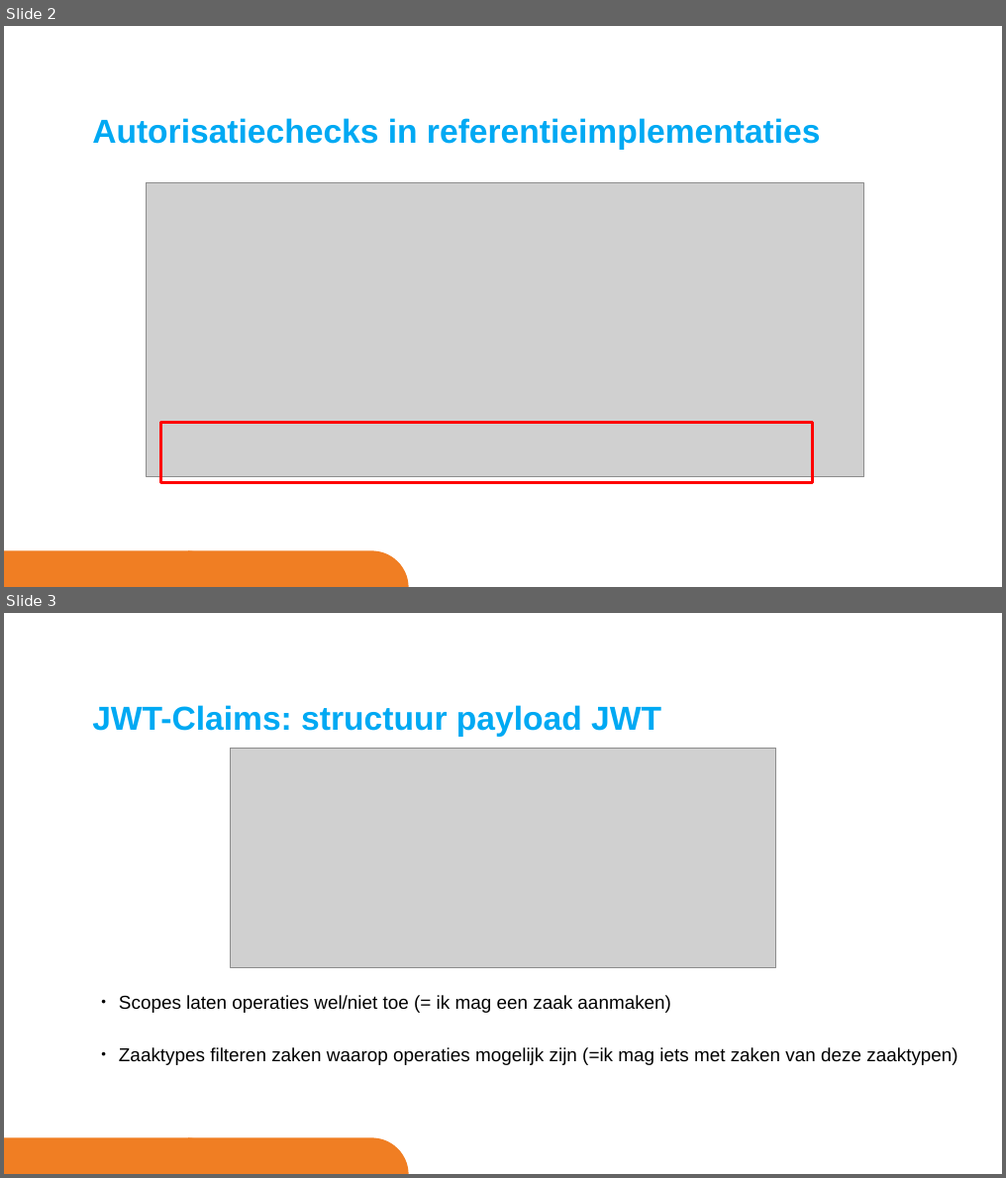
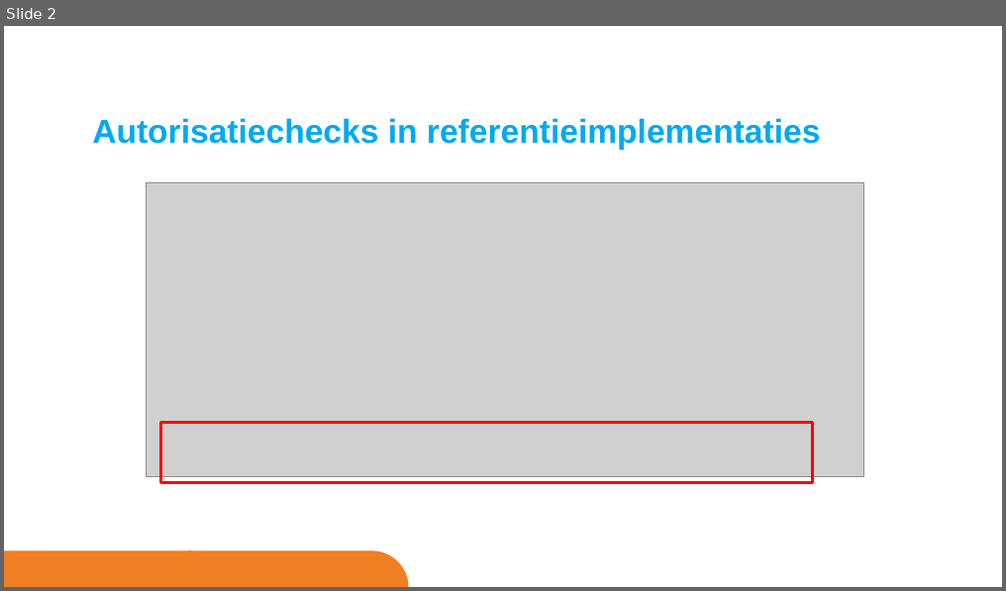
Before and after one commit to VNG-Realisatie/gemma-zaken, a slide deck: docs/_content/ontwikkelaars/tutorials/autorisatie.pptx. Shown one above the other, each under a label of ours: slides 2 and 3 before the commit, slide 2 after it. The pictures are 1006x1178 and 1006x591 pixels, drawn with LibreOffice and Linux fonts; fonts in the diff are those of the drawing; grey boxes stand for pictures; background and template pictures are left out. Boxes give left, top, right and bottom in pixels: in the first picture for what was removed or moved away, otherwise in the second. Text is boxed around its words. In the diff, an @@ line names an element or a change of style, - is before the commit and + after.

```diff
--- a/docs/_content/ontwikkelaars/tutorials/autorisatie.pptx
+++ b/docs/_content/ontwikkelaars/tutorials/autorisatie.pptx
@@ slide 3 removed at (4,613,1002,1174), background #FFFFFF; not listed: 2 template elements that a slide beside it also shows @@
@@ text removed at (92,705,661,737) @@
-JWT-Claims: structuur payload JWT
@@ picture removed at (230,748,776,967) @@
@@ text removed at (119,995,957,1065) @@
-● Scopes laten operaties wel/niet toe (= ik mag een zaak aanmaken)
-● Zaaktypes filteren zaken waarop operaties mogelijk zijn (=ik mag iets met zaken van deze zaaktypen)
```
Also in this commit, not shown: 5 other slides changed, 2 slides added, 5 other slides removed.
